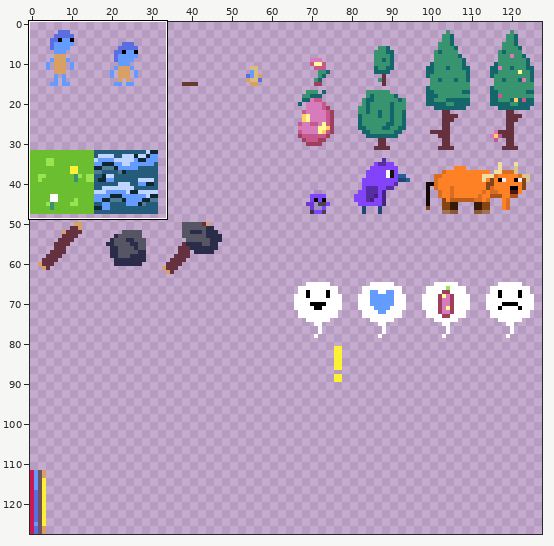
Two states of a sprite sheet, out/STB.png. Above, an overview of the earlier version with the close-up marked.
Close-up. As it was:
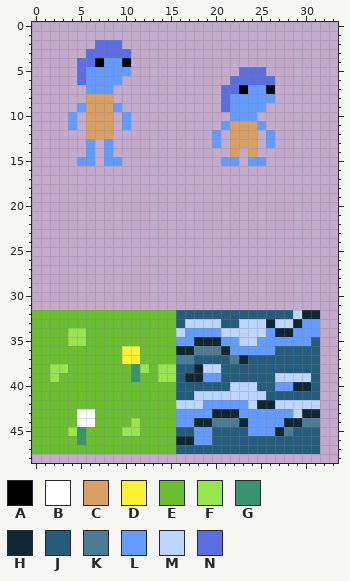
The file is 128x128 pixels. Shown: x 0..33, y 0..48.
Palette (. is transparent): A #000000  B #ffffff  C #d9a066  D #fbf236  E #6abe30  F #99e550  G #37946e  H #0f2633  J #255b7b  K #4d7a94  L #639bff  M #bdd5ff  N #5b6ee1
Pixels before, first column x 0:
 2 .......NNN......................
 3 ......NNNNN.....................
 4 .....NNALLA.....................
 5 .....NLLLLL............NNN......
 6 .....NLLLL............NNNNN.....
 7 ......LLL............NNALLA.....
 8 ......CCC............NLLLLL.....
 9 .....LCCCL...........NLLLL......
10 ....L.CCC.L...........LLL.......
11 ....L.CCC.L..........LCCCL......
12 ......CCC...........L.CCC.L.....
13 ......L.L...........L.CCC.L.....
14 ......L.L.............C.C.......
15 .....LL.LL...........LL.LL......
16 ................................
17 ................................
18 ................................
19 ................................
20 ................................
21 ................................
22 ................................
23 ................................
24 ................................
25 ................................
26 ................................
27 ................................
28 ................................
29 ................................
30 ................................
31 ................................
32 EEEEEEEEEEEEEEEEJJJJJJJJJJJJJMHH
33 EEEEEEEEEEEEEEEEJMMMMJJMMMHMMHLL
34 EEEEFFEEEEEEEEEEMLLLLMMMMMLHHLLL
35 EEEEFFEEEEEEEEEELLHHHLLMMLLLLLLJ
36 EEEEEEEEEEDDEEEEHHKKKHLLLLLJJJJJ
37 EEEEEEEEEEDDEEEEKKJJJJKHJJJJJJJJ
38 EEFFEEEEEEEGFEFFJJHMMJJJJJJJJJJJ
39 EEFEEEEEEEEGEEFFJHHLLJJJJJJMMMMJ
40 EEEEEEEEEEEEEEEEJJJJJJMMMJJLLHHJ
41 EEEEEEEEEEEEEEEEJJMMMMMMMMJJJJJJ
42 EEEEEEEEEEEEEEEEMMMLLLLLMHHMMMMM
43 EEEEEBBEEEEEEEEELLLLHHHLLLLLLMHH
44 EEEEEBBEEEEFEEEELLHHKKKHLLLLHHKK
45 EEEEFGEEEEFFEEEEJJLLJJJJLLLHKJJJ
46 EEEEEGEEEEEEEEEEHHLLJJJJJJJJJJJJ
47 EEEEEEEEEEEEEEEEJJJJJJJJJJJJJJJJ
After the commit:
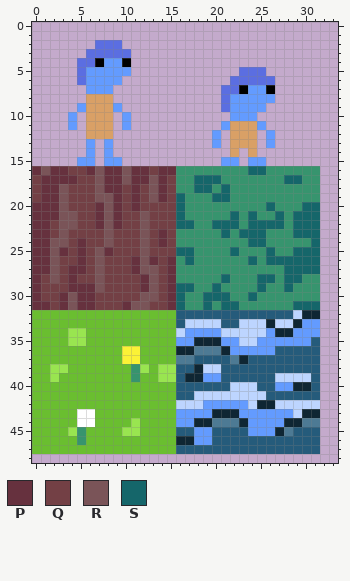
Colours new in this view: P #66313e  Q #734045  R #7a5458  S #15666a
What changed:
Changed rows in their new state; - is an unchanged pixel.
first column x 0:
16 PRPPQQPRPPRPPQPPGGGGGGGGSSGGGGGG
17 QPPPPQQRPPRPPRPQGGSSSGGGGGGGSSGG
18 QPPRQQQRPPQPQRPQGGSSGSGGGGGGGGGG
19 QPPRQQQRRPQPQRPQSGGGSSGGGGGGGGGG
20 PPPRQQQPRPQPQQQQSGGGGGGGGGSGGGSS
21 PPPRRQQPRPQQRQQQSGGGGGSGSGGSGSSS
22 PPQRRQQPRPQQRQQQSSGGSSSGSSSSGSSS
23 PPQRQQQQRQQQRQPQGGGGGSGSSSGGGSSS
24 PPRRQPQQRQQQRQPQGGGGGGGGSSGGGGGS
25 PPRPQPQRPQQQRQQQSSGGGGSGGGSGGSSS
26 PPRQQPQRQQQPRPQPGSGGGGGGSGSSSSSS
27 PPRQPPQRQQQPRRQPGGGGGGGGGGGGSSSS
28 PQRQPQQRQQQQPRQPGGGGGSGGGSSGSSGG
29 PQQQPPPRQQQQPRQPSSGGSGGGGSGGSGGG
30 PQQPRPPQQQQQRRQPSGGSSSGGSGGGGGGG
31 PPQPRPPQQQPRRQQPSGGSGSSGGGGGGSSS
